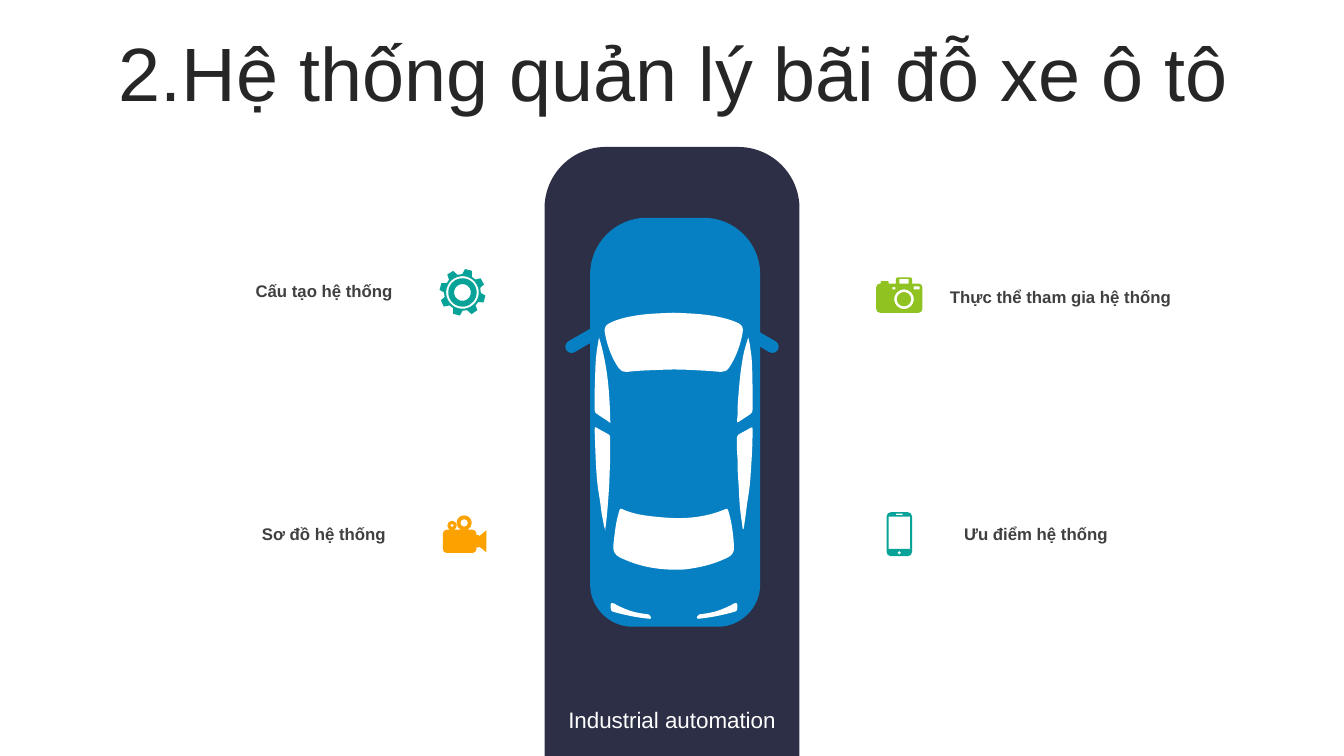
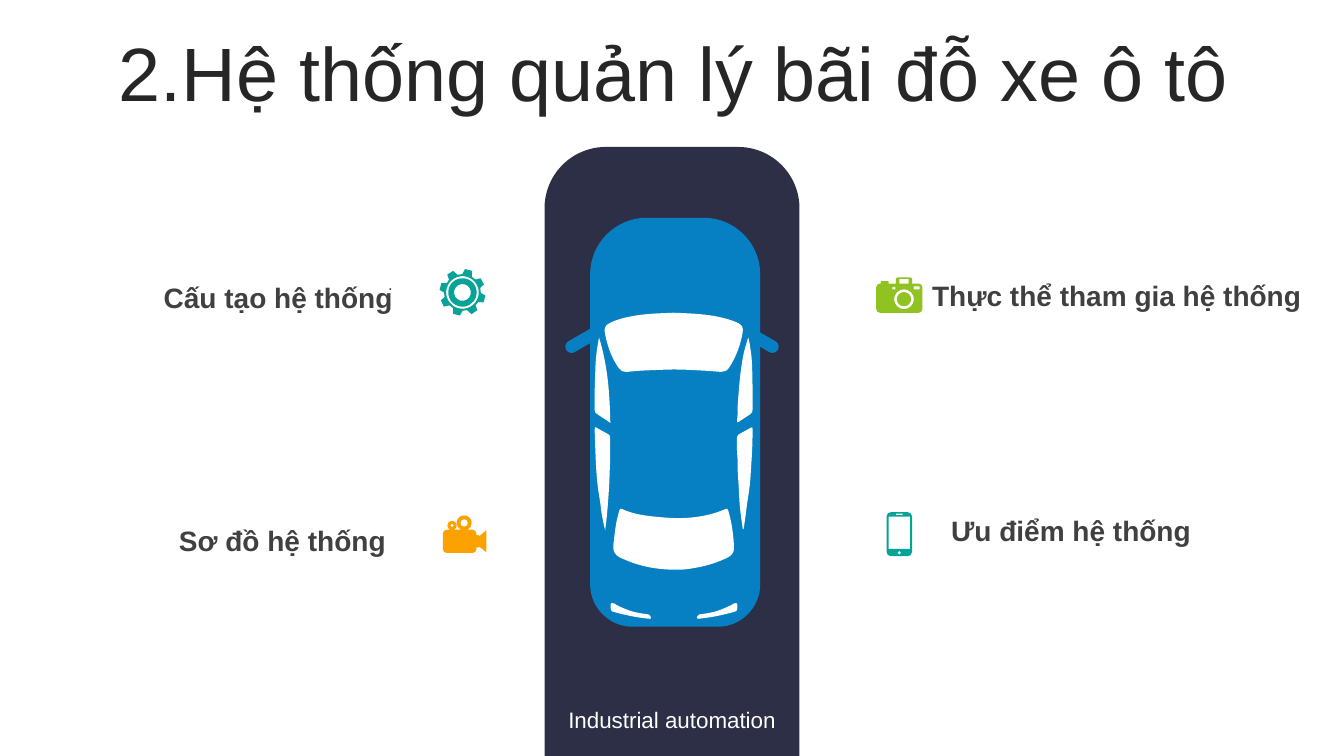
Before and after one commit to VuHuyNhatMinh/smart-parking-lot, a slide deck: slide 6 of hệ thống quản lý bãi đỗ xe ô tô.pptx. Drawn at 1344x756 pixels with LibreOffice and Linux fonts; fonts in the diff are those of the drawing. Boxes give left, top, right and bottom in pixels: in the first picture for what was removed or moved away, otherwise in the second. Text is boxed around its words. In the diff, an @@ line names an element or a change of style, - is before the commit and + after.

```diff
--- a/hệ thống quản lý bãi đỗ xe ô tô.pptx
+++ b/hệ thống quản lý bãi đỗ xe ô tô.pptx
@@ size 12 to 20 pt in 4 elements at box(164, 286, 393, 313), box(179, 530, 386, 557), box(951, 520, 1191, 547), box(932, 285, 1301, 312) @@
@@ text "Thực thể tham gia hệ ...": place and size @@
-text "Thực thể tham gia hệ ..." at box(950, 290, 1171, 307)
+text "Thực thể tham gia hệ ..." at box(932, 285, 1301, 312)
@@ text "Ưu điểm hệ thống": place and size @@
-text "Ưu điểm hệ thống" at box(964, 526, 1108, 544)
+text "Ưu điểm hệ thống" at box(951, 520, 1191, 547)
```
Also in this commit, not shown: 3 other slides changed.
